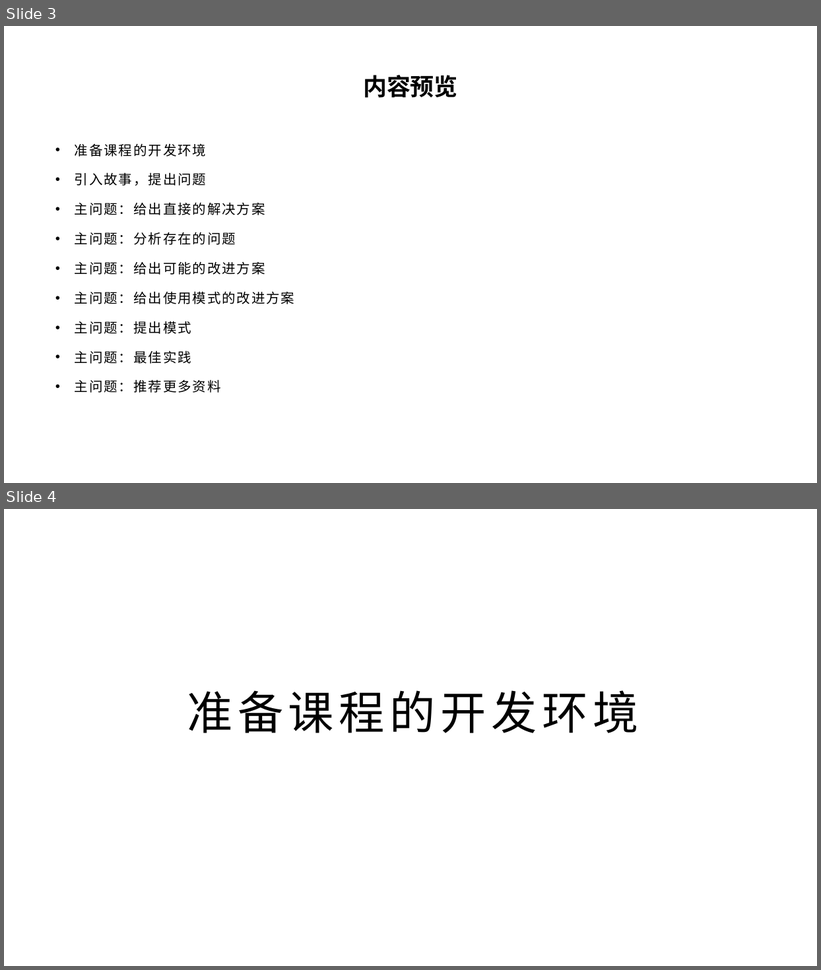
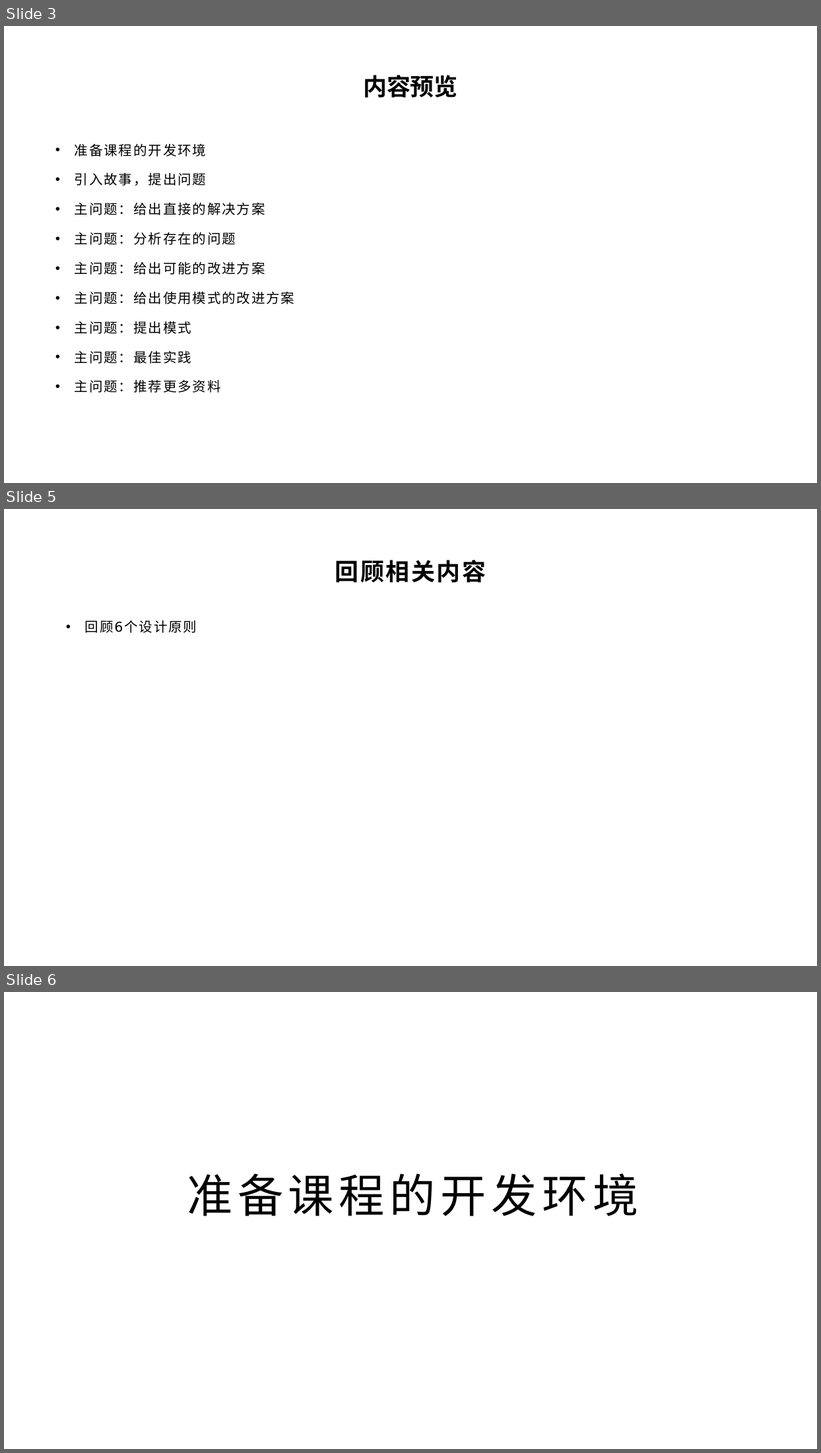
Before and after one commit to yyc-git/3DProgramPattern, a slide deck: packages/依赖隔离模式/依赖隔离模式.pptx. Shown one above the other, each under a label of ours: slides 3 and 4 before the commit, slides 3, 5 and 6 after it; the slides between them are not shown. The pictures are 821x970 and 821x1453 pixels, drawn with LibreOffice and Linux fonts; fonts in the diff are those of the drawing; background and template pictures are left out. Boxes give left, top, right and bottom in pixels: in the first picture for what was removed or moved away, otherwise in the second. Text is boxed around its words. In the diff, an @@ line names an element or a change of style, - is before the commit and + after.

```diff
--- a/packages/依赖隔离模式/依赖隔离模式.pptx
+++ b/packages/依赖隔离模式/依赖隔离模式.pptx
@@ slide 5 added at box(4, 509, 817, 966), background picture (left out) @@
@@ title added at box(335, 560, 486, 583), 28 pt, text #000000, bold @@
+回顾相关内容
@@ text added at box(85, 620, 197, 633), 16 pt, text #000000 @@
+• 回顾6个设计原则
@@ what was slide 4 is now slide 6 @@
```
Also in this commit, not shown: 1 other slide added, 1 other file.
